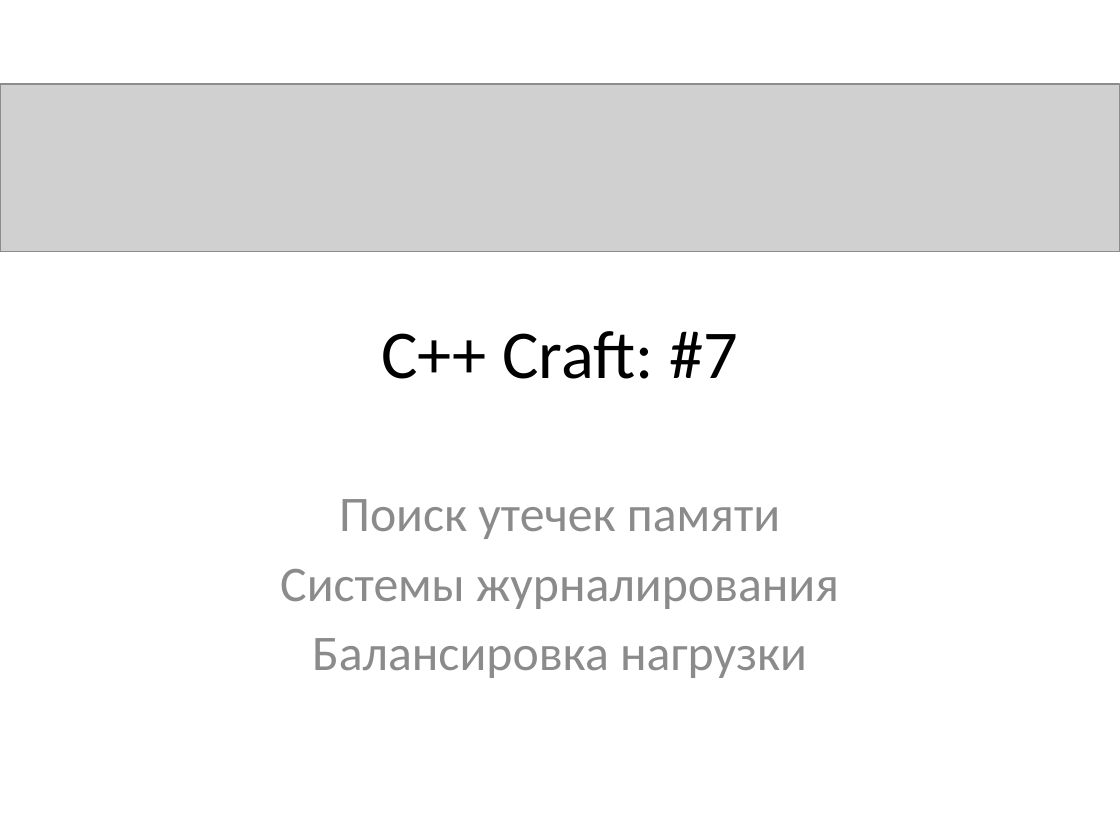
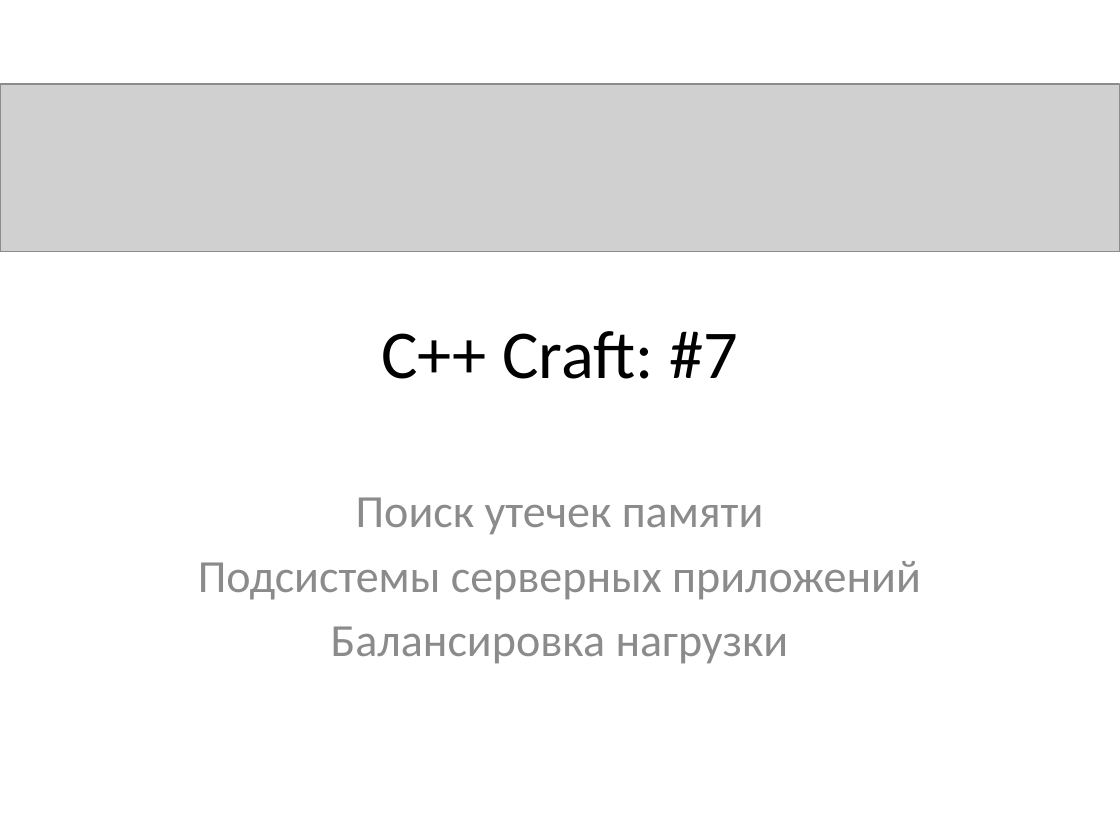
Before and after one commit to russov/cpp_craft_1013, a slide deck: slide 1 of lections/cpp_craft_lec_7_pre.pptx. Drawn at 1120x840 pixels with LibreOffice and Linux fonts; fonts in the diff are those of the drawing; grey boxes stand for pictures. Boxes give left, top, right and bottom in pixels: in the first picture for what was removed or moved away, otherwise in the second. Text is boxed around its words. In the diff, an @@ line names an element or a change of style, - is before the commit and + after.

```diff
--- a/lections/cpp_craft_lec_7_pre.pptx
+++ b/lections/cpp_craft_lec_7_pre.pptx
@@ subtitle at [331,497,789,664]: size 32 to 29.6 pt in "Поиск утечек памяти", "Балансировка нагрузки" @@
@@ subtitle at [198,561,921,600]: text changed; size 32 to 29.6 pt @@
-Системы журналирования
+Подсистемы серверных приложений
```
Also in this commit, not shown: 1 other slide changed, 24 slides added, 11 other files.
